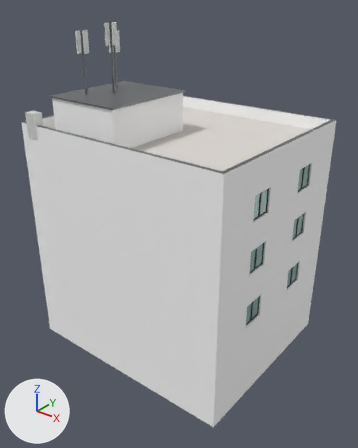
The glTF model new/models/einstein116.glb, before and after one commit.
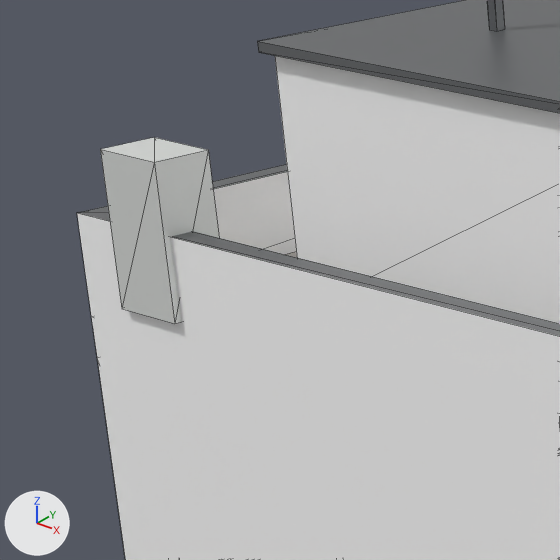
Each version appears first whole from a 50 mm camera at (13.92, 7.47, 23.09) aimed at (-4.48, 30.48, 8.82), and next in a close-up on the part from 3% to 27% of the width and 20% to 39% of the height. Every picture has the same lights, and +X, +Y and +Z are marked at lower left. The first two pictures are the older version. The close-ups show mesh edges as thin lines. Vertices at exactly the same position are counted once.

Objects in the first close-up: 'Einstein116'.
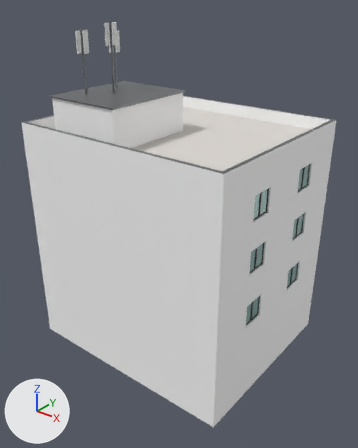
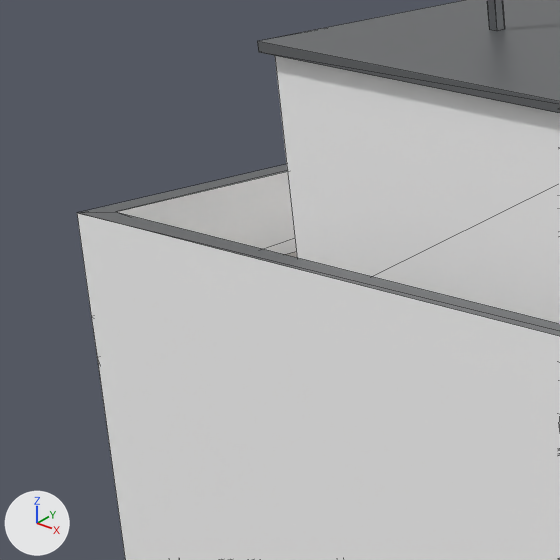
Boxes [x1, y1, x2, y2] around the edits, measured in the close-ups (560 x 560 px):
```json
{"part": 1, "of": "me_mesh_0", "change": "deleted", "before": [100, 137, 219, 324]}
```

The change, as JSON lines over the scene's bpy script:
```json
{"block": "me_mesh_0", "where": "# used by ob_einstein116; location = (0.0, 0.0, 0.0)"}
{"op": "remove", "block": "me_mesh_0", "code": "me_mesh_0.from_pydata(...)  # 882 vertices, 1264 faces; spans x -12.9..2.5, y 24.7..37.3, z 0.0..21.2"}
{"op": "add", "block": "me_mesh_0", "code": "me_mesh_0.from_pydata(...)  # 886 vertices, 1254 faces; spans x -12.9..2.5, y 24.8..37.3, z 0.0..21.2"}
{"block": "me_mesh_0", "change": "me_mesh_0 part 1: the loose piece of 8 vertices spanning x -11.6..-10.8, y 24.7..25.3, z 14.7..16.2 is deleted"}
{"block": "me_mesh_0", "change": "other edits to the shape of me_mesh_0 do not show in these pictures"}
```
